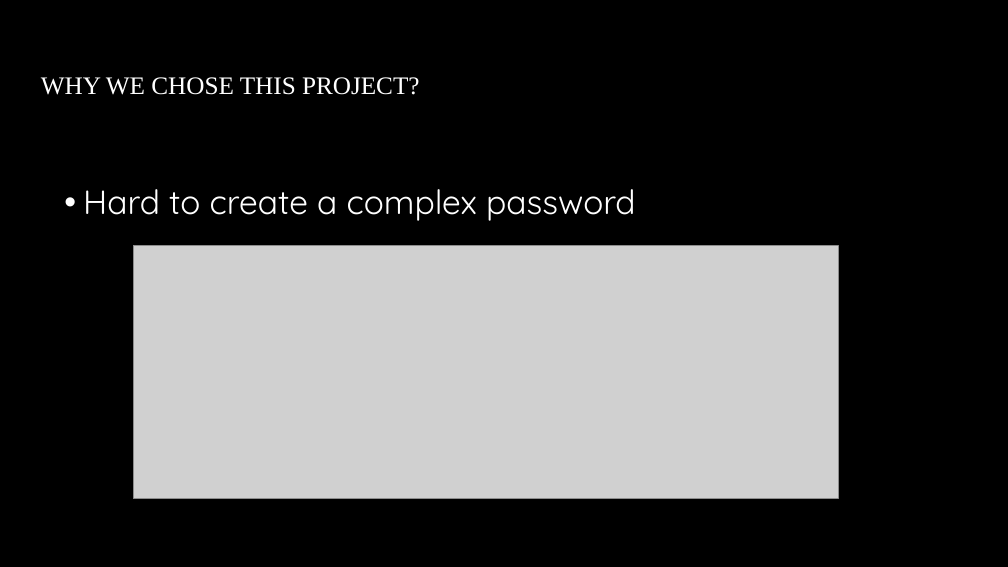
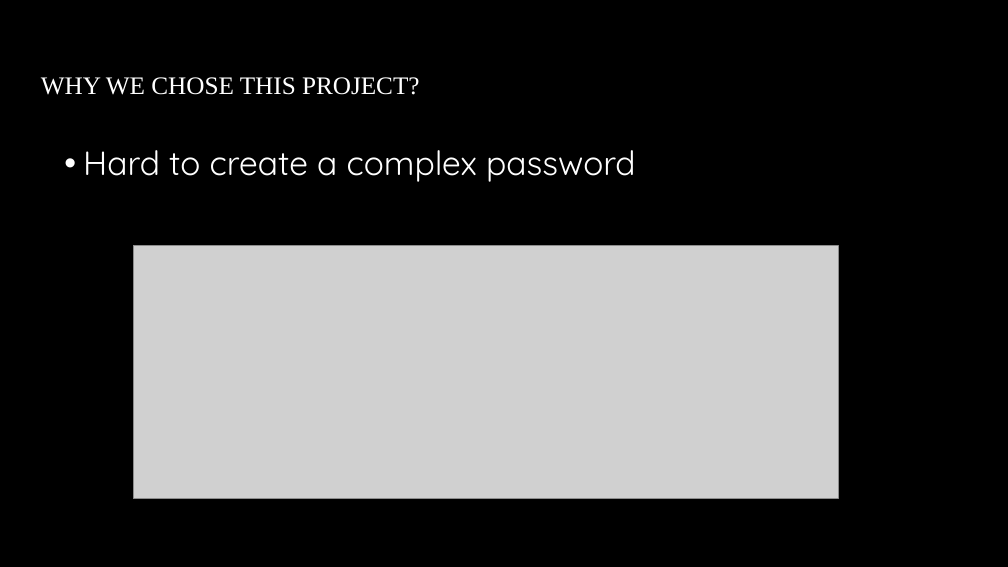
Before and after one commit to Steven-lei/Password-Generator, a slide deck: slide 5 of document/Presentation Password Generator.pptx. Drawn at 1008x567 pixels with LibreOffice and Linux fonts; fonts in the diff are those of the drawing; grey boxes stand for pictures; background and template pictures are left out. Boxes give left, top, right and bottom in pixels: in the first picture for what was removed or moved away, otherwise in the second. Text is boxed around its words. In the diff, an @@ line names an element or a change of style, - is before the commit and + after.

```diff
--- a/document/Presentation Password Generator.pptx
+++ b/document/Presentation Password Generator.pptx
@@ text "Hard to create a complex ..." moved from (x1=83, y1=189, x2=636, y2=221) to (x1=83, y1=150, x2=636, y2=182) @@
```
